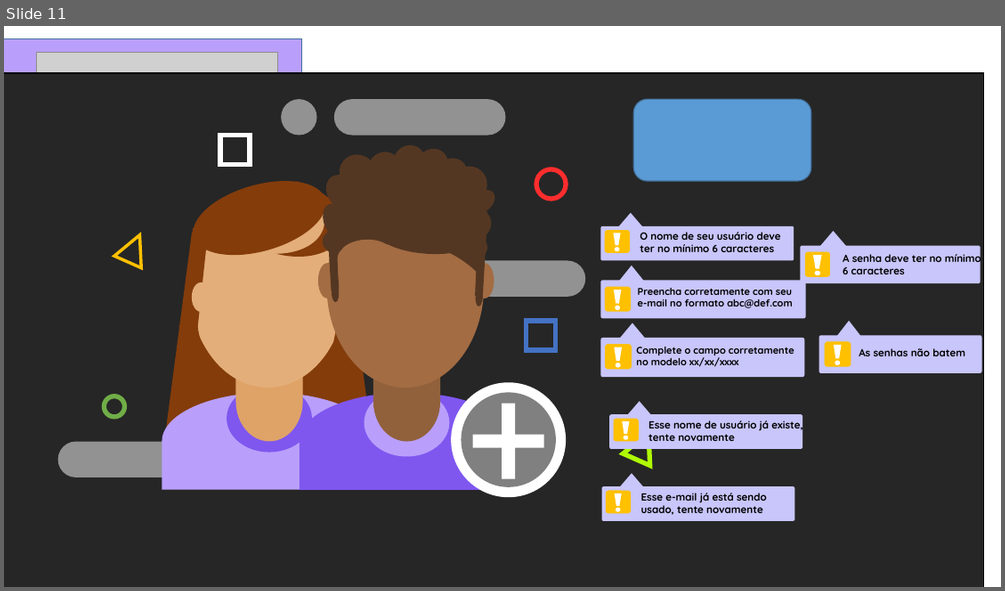
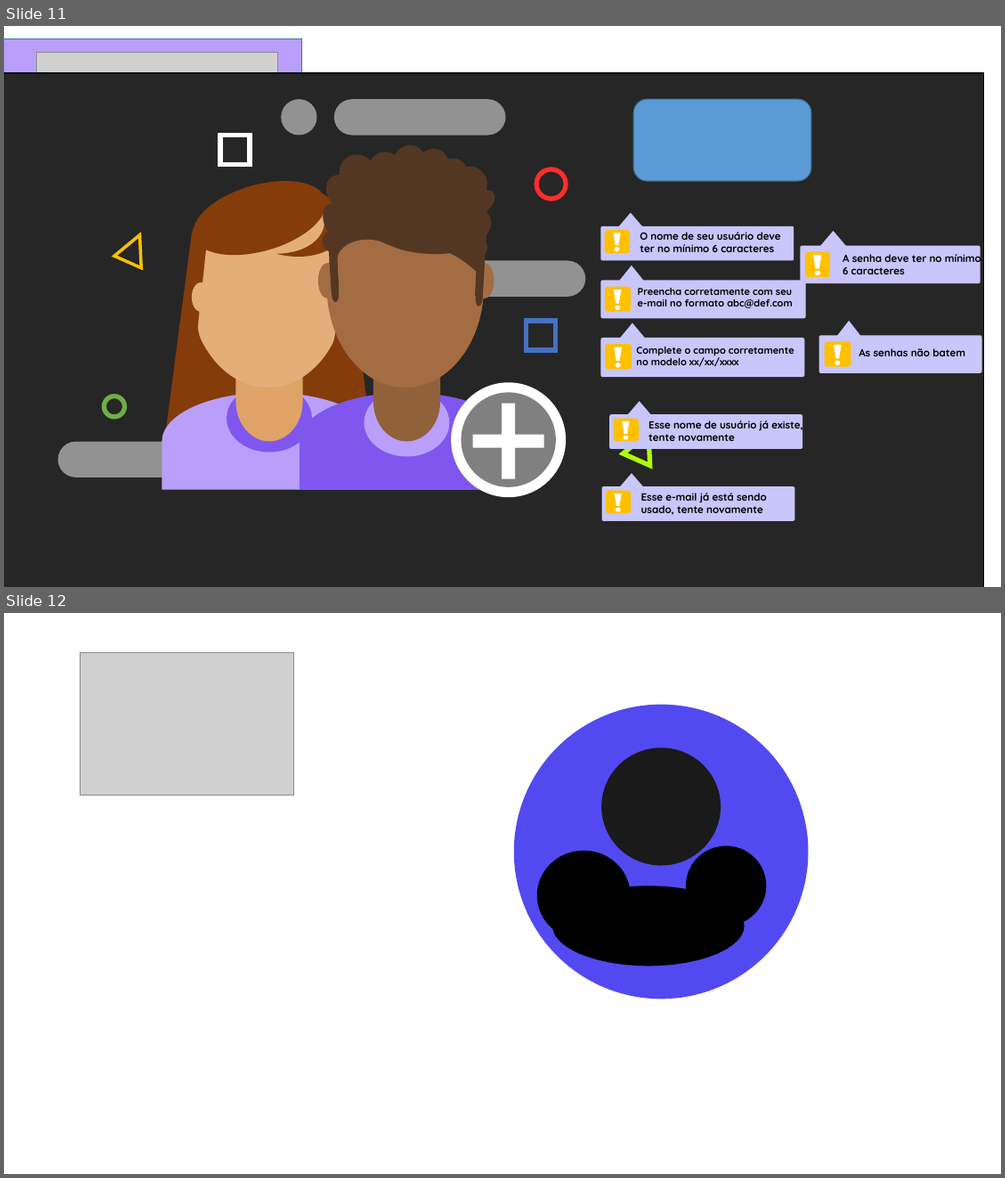
Before and after one commit to ArianeBarros/Projeto-Inova, a slide deck: Imagens/fundinho.pptx. Shown one above the other, each under a label of ours: slide 11 before the commit, slides 11 and 12 after it. The pictures are 1005x591 and 1005x1178 pixels, drawn with LibreOffice and Linux fonts; fonts in the diff are those of the drawing; grey boxes stand for pictures. Boxes give left, top, right and bottom in pixels: in the first picture for what was removed or moved away, otherwise in the second. Text is boxed around its words. In the diff, an @@ line names an element or a change of style, - is before the commit and + after.

```diff
--- a/Imagens/fundinho.pptx
+++ b/Imagens/fundinho.pptx
@@ slide 12 added at [4,613,1001,1174], background #FFFFFF @@
@@ picture added at [80,653,293,795] @@
@@ ellipse added at [514,705,809,999], fill #524AF0 @@
@@ ellipse added at [601,747,720,865], fill #1A1A1A @@
@@ ellipse added at [537,851,631,941], fill #000000 @@
@@ ellipse added at [686,845,767,925], fill #000000 @@
@@ ellipse added at [553,886,744,966], fill #000000 @@
```
Also in this commit, not shown: 9 other files.
